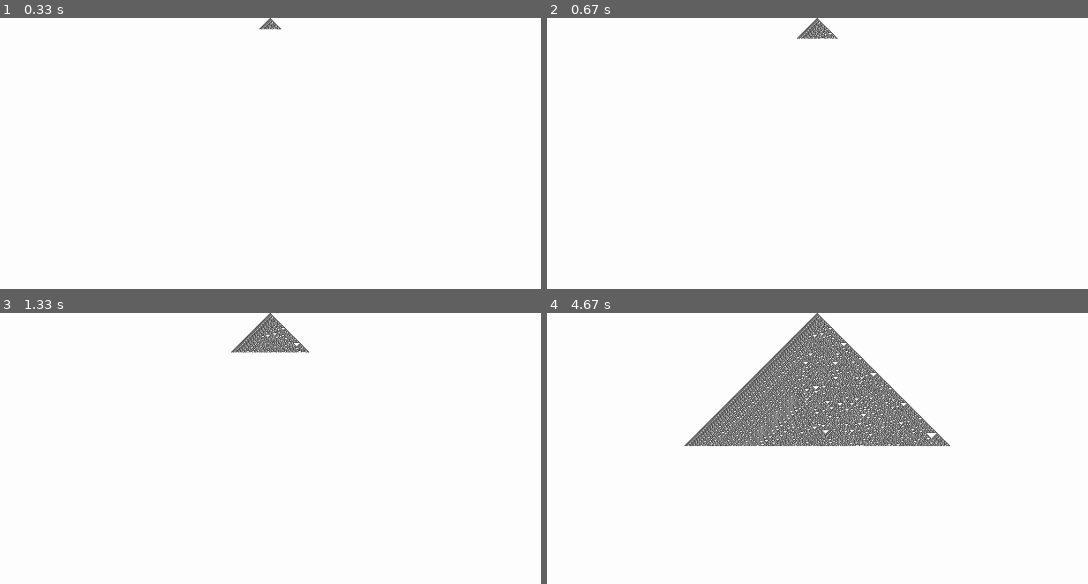
Above: before the commit, frames 1-4 (two rows, left to right).
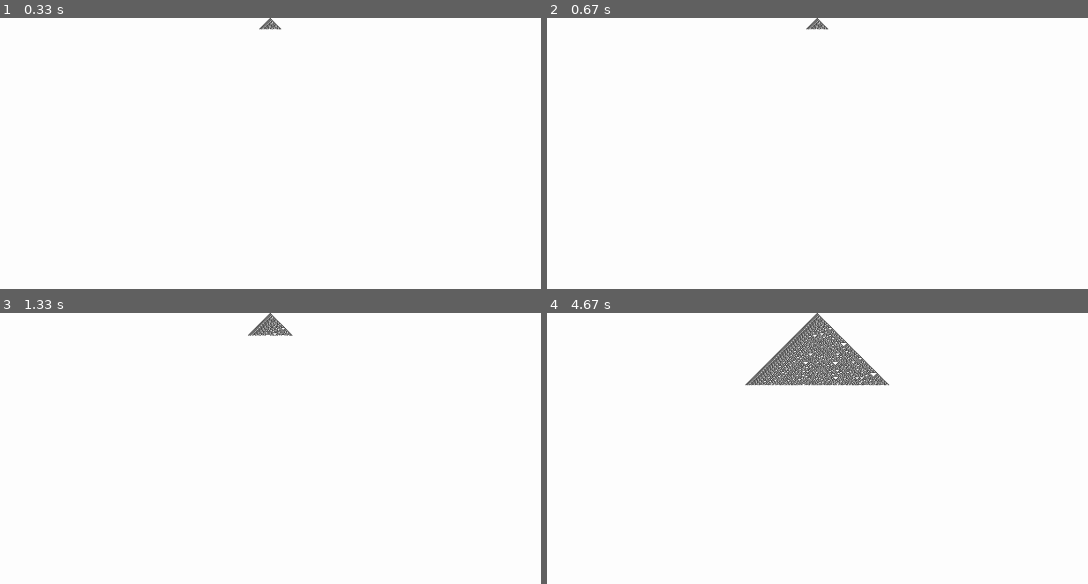
Above: after the commit, the same moments.

Repository: leovandriel/rule30
Game: pygame game, started from forward.py
Two runs of this game, one before a commit and one after it. Both use one fixed random seed, a clock stepped at 60 frames per second and the inputs below.
Inputs:
- Up to frame 1 (0.33 s): no input
- Up to frame 2 (0.67 s): tap Space at 0.33 s
- Up to frame 3 (1.33 s): tap Space at 0.73, 1.03, 1.23 s
- Up to frame 4 (4.67 s): tap Space at 1.57, 1.87, 2.07, 2.37, 2.63, 2.97, 3.27, 3.4, 3.8, 4.1, 4.47 s

Frame 1 is identical in both runs. In frame 2, 0.2% of the frame differs, in the area x 46-54%, y 4-8%; in frame 3, 0.7%; in frame 4, 8.3%, in the area x 25-75%, y 26-50%.

Commit message:
add pause

Diff:
--- a/forward.py
+++ b/forward.py
@@ -72,7 +72,14 @@
     if RECORDING:
         pygame.image.save(surface, f"recording/forward/{y}.png")
     # handle events
-    for event in pygame.event.get():
-        if event.type == pygame.QUIT:
-            pygame.quit()
-            sys.exit()
+    pause = False
+    while True:
+        for event in pygame.event.get():
+            if event.type == pygame.QUIT:
+                pygame.quit()
+                sys.exit()
+            # press space to pause
+            if event.type == pygame.KEYDOWN and event.key == pygame.K_SPACE:
+                pause = not pause
+        if not pause:
+            break
--- a/reverse.py
+++ b/reverse.py
@@ -86,10 +86,14 @@
     if RECORDING:
         pygame.image.save(surface, f"recording/reverse/{y}.png")
     # handle events
-    for event in pygame.event.get():
-        if event.type == pygame.QUIT:
-            pygame.quit()
-            sys.exit()
-        # if space bar
-        elif event.type == pygame.KEYDOWN and event.key == pygame.K_SPACE:
-            time.sleep(10)
+    pause = False
+    while True:
+        for event in pygame.event.get():
+            if event.type == pygame.QUIT:
+                pygame.quit()
+                sys.exit()
+            # press space to pause
+            if event.type == pygame.KEYDOWN and event.key == pygame.K_SPACE:
+                pause = not pause
+        if not pause:
+            break
